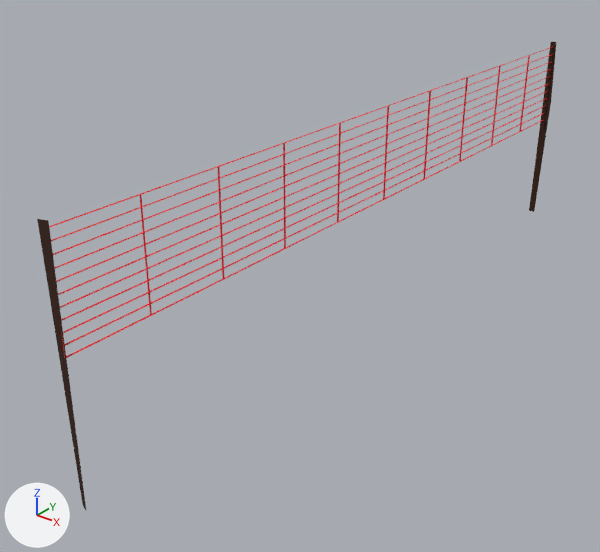
The glTF model Gangsta Wizards/Main/Card Shark Campaign/Map Assets/Volleyball.glb, before and after one commit.
One viewpoint serves both versions: a camera (50 mm lens) standing at (4.36, -2.83, 3.17) and looking at (-0.49, 3.23, -0.59). Every picture has the same lights, and +X, +Y and +Z are marked at lower left. The first picture is the older version. Objects named as collision shapes, trigger or cutter boxes, shadow casters or lower levels of detail are left out. Where no turn or scale is listed for an object, it has been applied to the vertices. Vertices at exactly the same position are counted once.

Names of what the first picture shows: 'Net', 'Posts'.
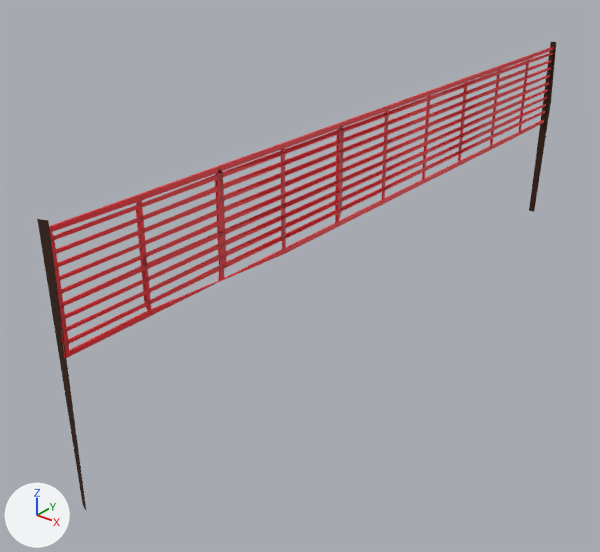
Boxes (x1, y1, x2, y2) around the edits, measured in the pictures (600 x 552 px):
'Net', reshaped
    before: (49, 47, 553, 358)
    after: (49, 47, 554, 358)
part 1 of me_grid, added (red)
    after: (49, 47, 554, 358)

Patch to the scene script:
```diff
--- a/Gangsta Wizards/Main/Card Shark Campaign/Map Assets/Volleyball.glb.py
+++ b/Gangsta Wizards/Main/Card Shark Campaign/Map Assets/Volleyball.glb.py
@@ me_grid @@
 # used by ob_net; location = (0.01, 4.67, 0.01)
-me_grid.from_pydata(...)  # 242 vertices, 450 faces; spans x -0.02..0.0, y -4.66..3.31, z 0.14..1.11
+me_grid.from_pydata(...)  # 484 vertices, 1758 faces; spans x -0.02..0.0, y -4.66..3.31, z 0.09..1.11
+# me_grid part 1: 242 vertices added at x -0.02..0.0, y -4.62..3.27, z 0.09..1.07
 me_grid.materials.append(mat_net)
```
